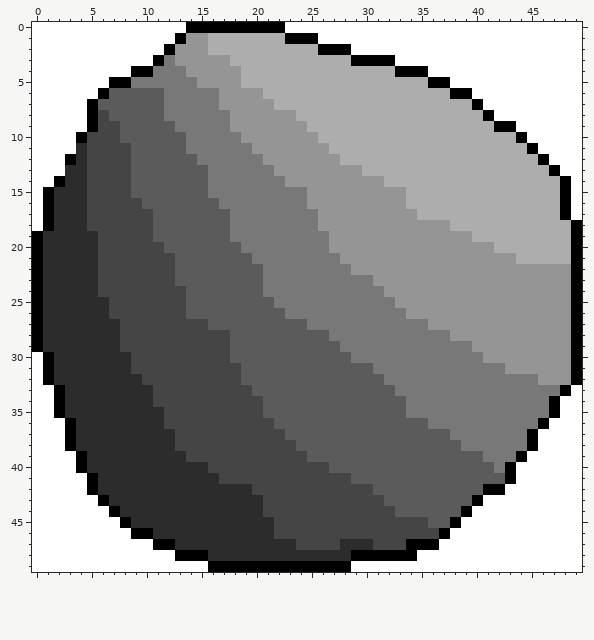
One commit to this pixel-art sprite: bin/res/debris/debris1.png. Above is the file before it was changed.
The file is 50x50 pixels.
And afterwards:
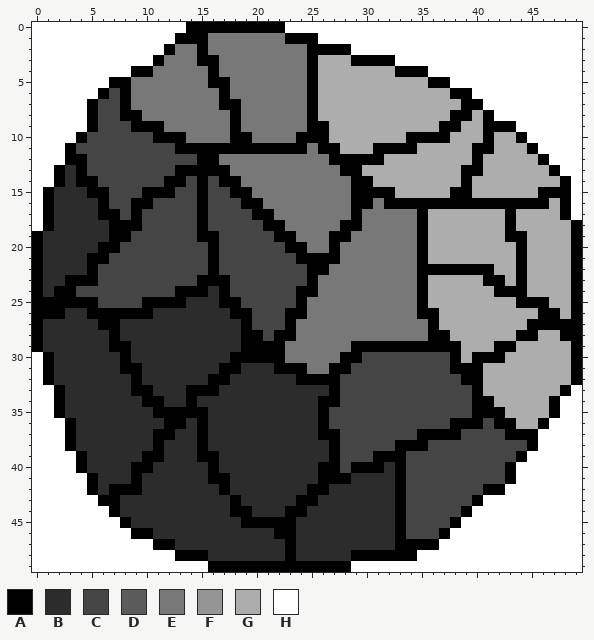
Palette (. is transparent): A #000000  B #2c2c2c  C #454545  D #5b5b5b  E #787878  F #959595  G #adadad  H #ffffff
Author's note on the commit: changed ending music changed debris texture, game pretty much complete
From old to new:
Changed rows in their new state; - is an unchanged pixel.
first column x 1:
 1 -------------AAEEEEEEE--------------------------
 2 ------------EEAEEEEEEEEEA-----------------------
 3 ------------EEAAEEEEEEEEA-----------------------
 4 -------------EEAEEEEEEEEA-----------------------
 5 --------------EAAEEEEEEEA-----------------------
 6 ------CAEEE-----AEEEEEEEA-----------------------
 7 -----CCAEEE-----AAEEEEEEA-------------A---------
 8 ------CAAEE------AEEEEEEA------------AA---------
 9 -------CAAAE-----AEEEEEEAA----------AA--A-------
10 -------CCCAAA----AAEEEEAAA-------AAAA---A-------
11 --AC----CCCCAAAAAAAAAAAAEAA---AAAA-----AA-------
12 ---A----CCCCCCAA----EEEEEEAAAAA--------A--------
13 -A-A----CCCCAAAAA----EEEEEEAA---------AA--------
14 ---AA---CCCAACACAA----EEEEEEAAG-------A---------
15 ----AA--CAAACCACCAA-----EEEEAAAAG----AA------AA-
16 ----BA--AACCCCACCCAA----EEEEAAEAAAAAAAAAAAAAAA--
17 ----BAA-A-CCCCACCCCAA----EEEAEEEEEA-------A-----
18 ----BBAAA-CCCCACCCCCAA---EEAAEEEEEAGG-----A-----
19 -----BAA--CCCCAACCCCCAA---AAEEEEEEAGGGG---AA----
20 -----AA----CCCCACCCCCCAA--AEEEEEEEAGGGGGG--A----
21 ----AA------CCCACCCCCCCAAAAEEEEEEEAGGGGGGGGA----
22 ----A-------CCCACCCCCCCCAA--EEEEEEAAAAAAAGGAGGGG
23 --AAA-------CCAAACCCCCCCA-----EEEEAGGGGGAAGAGGGG
24 -AACC-------AAABACCCCCCAA------EEEAGGGGGGAAAGGGG
25 AAAAAC---AAAABBBAACCCCCA--------EEAGGGGGGGGAAAGG
26 AA--AAAAAABBBBBBBAACCCAA---------EAAGGGGGGGGGAAG
27 -----AABBBBBBBBBBBACCCAE-----------AGGGGGGGGAAAA
28 ------ABBBBBBBBBBBAACAAEEE---------AAGGGGGGAAGGA
29 ------AABBBBBBBBBBAAAAEEEEE-AAAAAAAAAAGGGAAGGGGG
30 -------ABBBBBBBBBAAAAAEEEEEAACCCCCCCCAGAAAGGGGGG
31 -------AABBBBBBBAABBBAAAEEAACCCCCCCCCAAAGGGGGGGG
32 --------ABBBBBBAABBBBBBAAAACCCCCCCCCCCAAGGGGGGGG
33 --------AABBBAAABBBBBBBBBBACCCCCCCCCCCCAGGGGGGG-
34 ---------AABBABBBBBBBBBBBAACCCCCCCCCCCCAAGGGGG--
35 ----------AAAAABBBBBBBBBBACCCCCCCCCCCCCAAAGGGG--
36 -----------AABABBBBBBBBBBACCCCCCCCCCCAAACAAGG---
37 ----------AABBABBBBBBBBBBAACCCCCCCAAAACCCCAA----
38 ----------A-BBABBBBBBBBBBBACCCCCAAACCCCCCCCC----
39 ---------AA--BAABBBBBBBBBBACCCAAACCCCCCCCCC-----
40 --------AA-----ABBBBBBBBBAACAAABACCCCCCCCC------
41 --------A------AABBBBBBBBAAABBBBACCCCCCCCC------
42 ------AAA-------A--BBBBBAABBBBBBACCCCCCC--------
43 ------A----------A--BBBAABBBBBBBACCCCCC---------
44 -----------------AA-BBAABBBBBBBBACCCCC----------
45 ------------------AAAAABBBBBBBBBA--CC-----------
46 ---------------------AABBBBBBBBBA---------------
47 ----------------------ABBBB---BBA---------------
48 ----------------------A-------------------------
